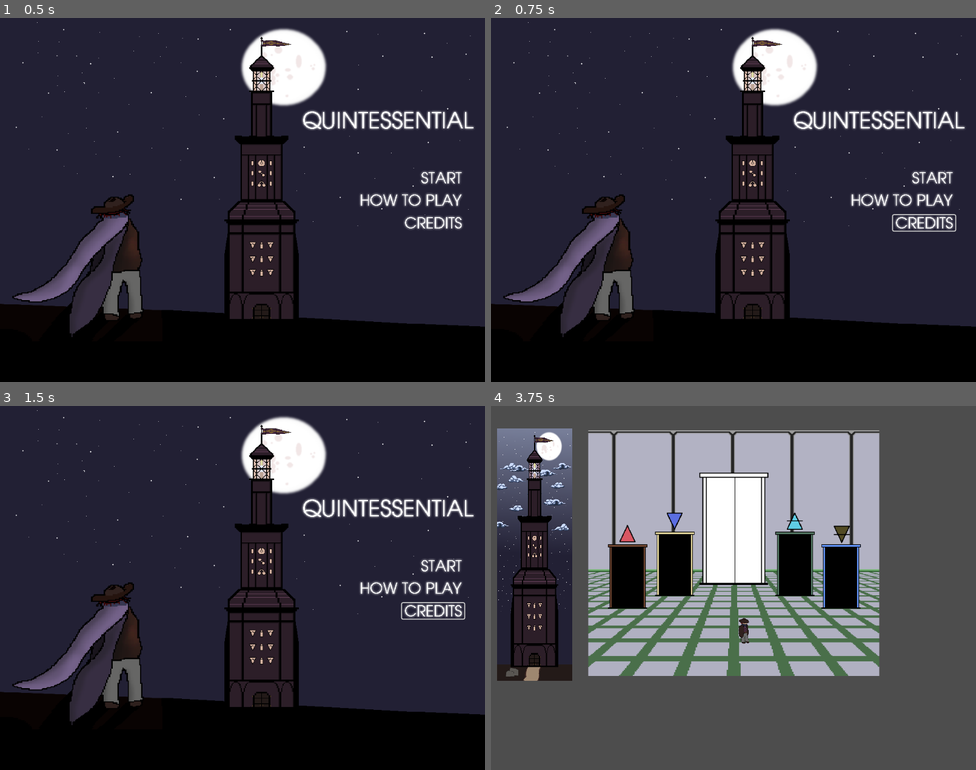
Above: before the commit, frames 1-4 (two rows, left to right).
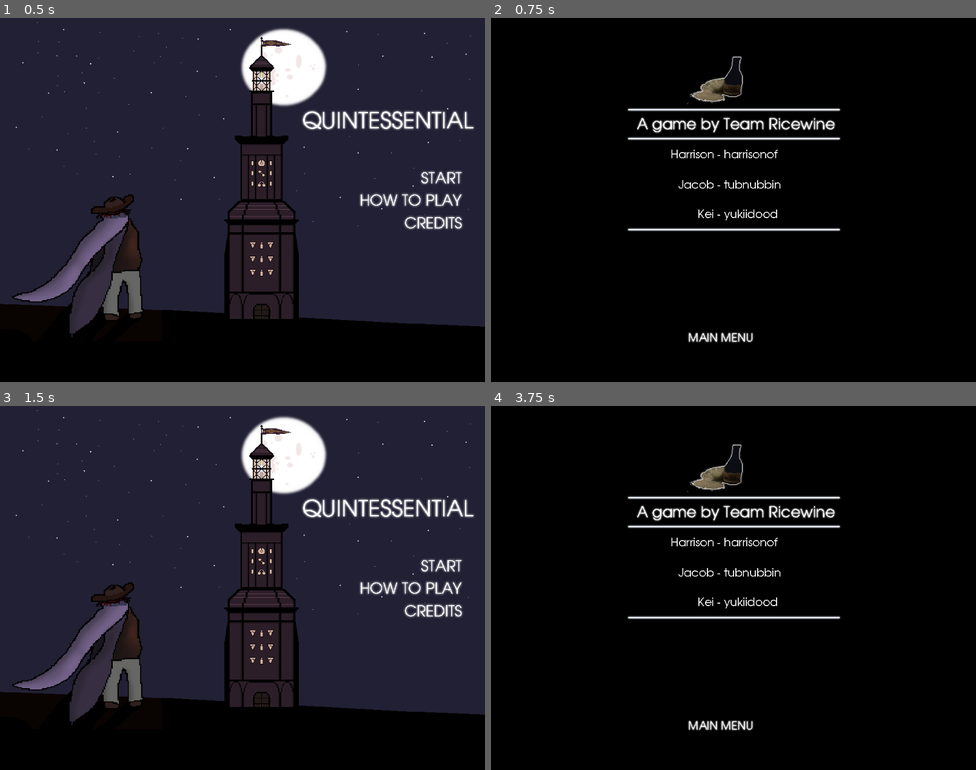
Above: after the commit, the same moments.

Repository: mccajd/Quintessential
Game: Godot game, scene res://Scenes/main_menu.tscn
The game is run twice, just before and just after one commit, with the same random seed, the same clock (stepped at 60 frames per second) and the same inputs. This scene is started directly instead of the project's main scene. The engine's default icon, where the game draws it, is replaced by a stand-in: a white triangle on a blue panel in a dark square.
Inputs (mouse positions are in pixels of both pictures, inside the frame that each line leads up to):
- Up to frame 1 (0.5 s): no input
- Up to frame 2 (0.75 s): click (922, 221) at 0.5 s
- Up to frame 3 (1.5 s): click (227, 726) at 1.27 s
- Up to frame 4 (3.75 s): click (922, 609) at 2 s; click (932, 566) at 2.77 s; move the mouse to (840, 569) at 3.52 s; press the mouse at (840, 569) at 3.53 s

Frame 1 is identical in both runs. In frame 2, 79% of the frame differs, in the area x 0-100%, y 0-90%; in frame 3, 0.1%; in frame 4, 94%, in the area x 0-100%, y 0-100%.

Commit message:
add credits

Diff:
--- /dev/null
+++ b/Scenes/credits.tscn
@@ -0,0 +1,34 @@
+[gd_scene load_steps=4 format=3 uid="uid://35ejtqdpkrrp"]
+
+[ext_resource type="Texture2D" uid="uid://chw1mwkxnegbg" path="res://assets/Credits_Graphic.png" id="1_b3gpx"]
+[ext_resource type="Theme" uid="uid://c3h5a64d47h0b" path="res://assets/menu_theme.tres" id="2_v4p1k"]
+
+[sub_resource type="GDScript" id="GDScript_d32my"]
+script/source = "extends Node
+
+var menu = \"res://Scenes/main_menu.tscn\"
+
+func _on_menu_button_pressed():
+	Controller.goto_scene(menu)
+"
+
+[node name="Node" type="Node"]
+script = SubResource("GDScript_d32my")
+
+[node name="TextureRect" type="TextureRect" parent="."]
+offset_right = 40.0
+offset_bottom = 40.0
+texture = ExtResource("1_b3gpx")
+
+[node name="MenuButton" type="Button" parent="."]
+offset_left = 414.0
+offset_top = 659.0
+offset_right = 531.0
+offset_bottom = 690.0
+scale = Vector2(1.21628, 1.04744)
+theme = ExtResource("2_v4p1k")
+text = "
+"
+alignment = 2
+
+[connection signal="pressed" from="MenuButton" to="." method="_on_menu_button_pressed"]
--- a/Scripts/main_menu.gd
+++ b/Scripts/main_menu.gd
@@ -1,6 +1,7 @@
 extends Node
 
 var game = "res://Levels/beacon_puzzle_main.tscn"
+var credits = "res://Scenes/credits.tscn"
 
 func _on_start_button_pressed():
 	Controller.goto_scene(game)
@@ -11,4 +12,4 @@
 
 
 func _on_credits_button_pressed():
-	pass # Replace with function body.
+	Controller.goto_scene(credits)
Binary file added: assets/Credits_Graphic.png
Not shown, added: assets/Credits_Graphic.png.import
